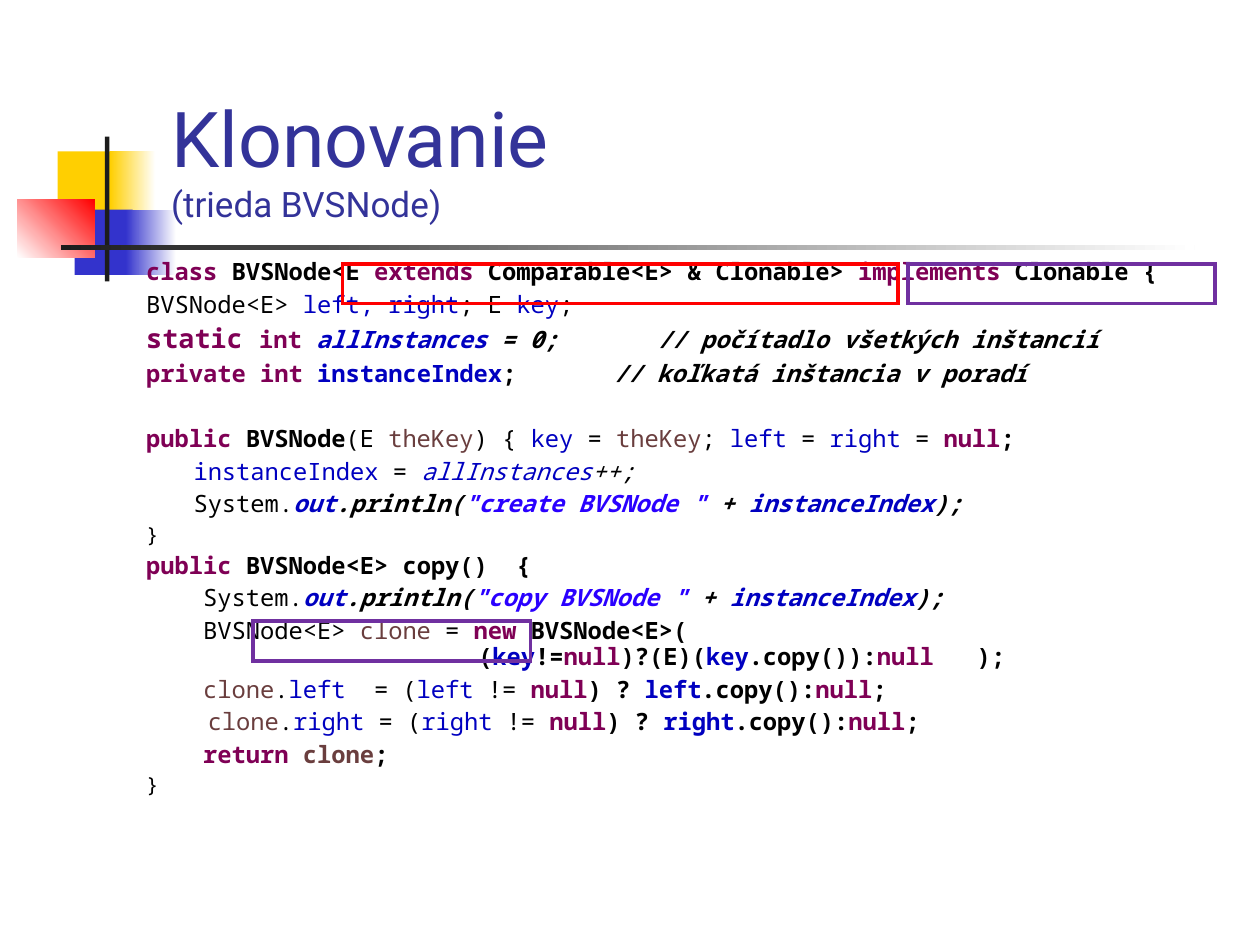
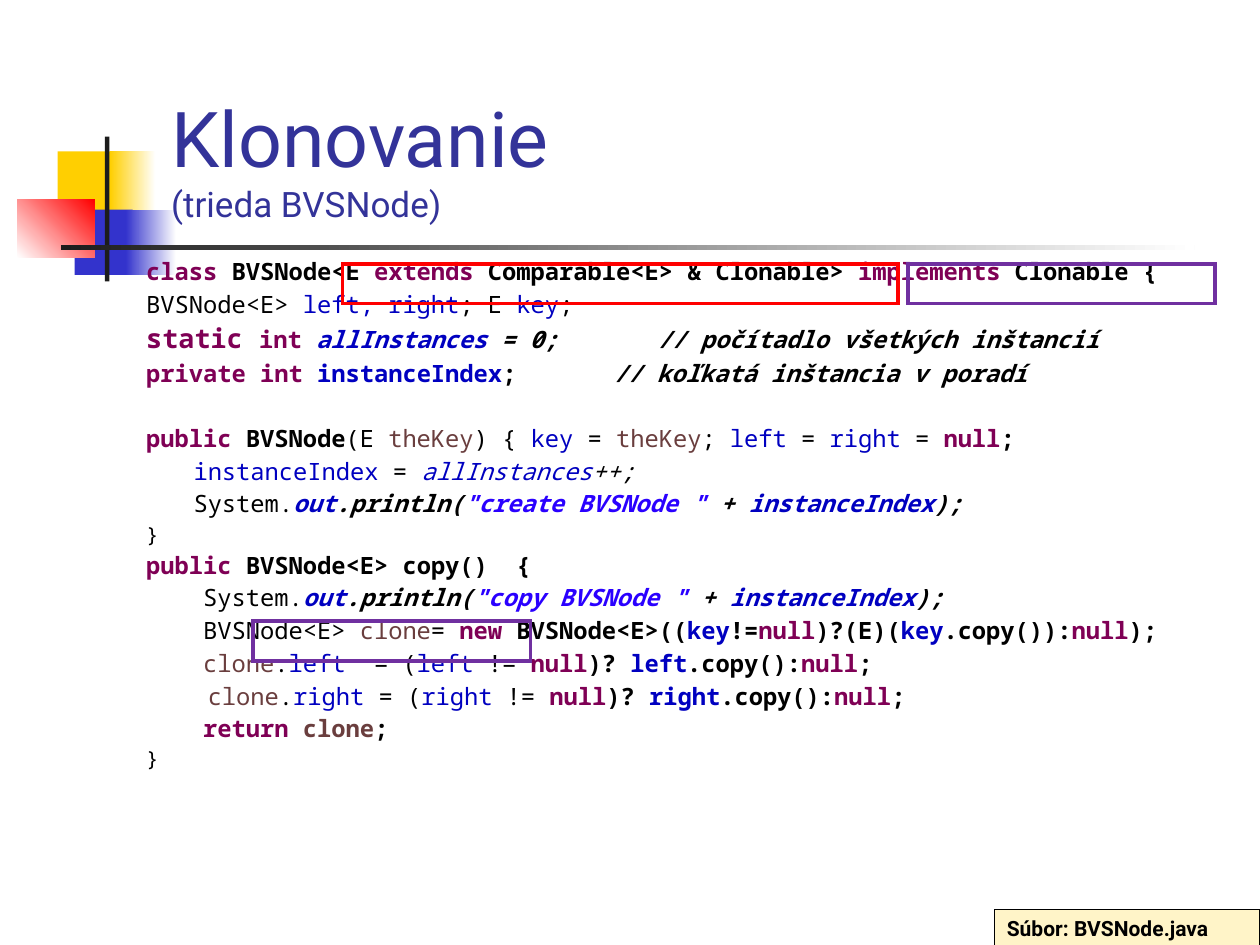
Before and after one commit to Programovanie4/Prednasky, a slide deck: slide 6 of 06/06_java.ppt. Drawn at 1260x945 pixels with LibreOffice and Linux fonts; fonts in the diff are those of the drawing. Boxes give left, top, right and bottom in pixels: in the first picture for what was removed or moved away, otherwise in the second. Text is boxed around its words. In the diff, an @@ line names an element or a change of style, - is before the commit and + after.

```diff
--- a/06/06_java.ppt
+++ b/06/06_java.ppt
@@ text at (x1=203, y1=619, x2=1157, y2=711): spaces changed @@
-BVSNode<E> clone = new BVSNode<E>( (key!=null)?(E)(key.copy()):null );
-clone.left = (left != null) ? left.copy():null;
-clone.right = (right != null) ? right.copy():null;
+BVSNode<E> clone= new BVSNode<E>((key!=null)?(E)(key.copy()):null);
+clone.left = (left != null)? left.copy():null;
+clone.right = (right != null)? right.copy():null;
@@ rectangle added at (x1=994, y1=910, x2=1260, y2=945), fill #FFF4C8, outline #000000 0.74 pt, 12 pt, text #000000, bold @@
+Súbor: BVSNode.java
```
Also in this commit, not shown: 32 other slides changed, 1 slide added, 1 other file.
